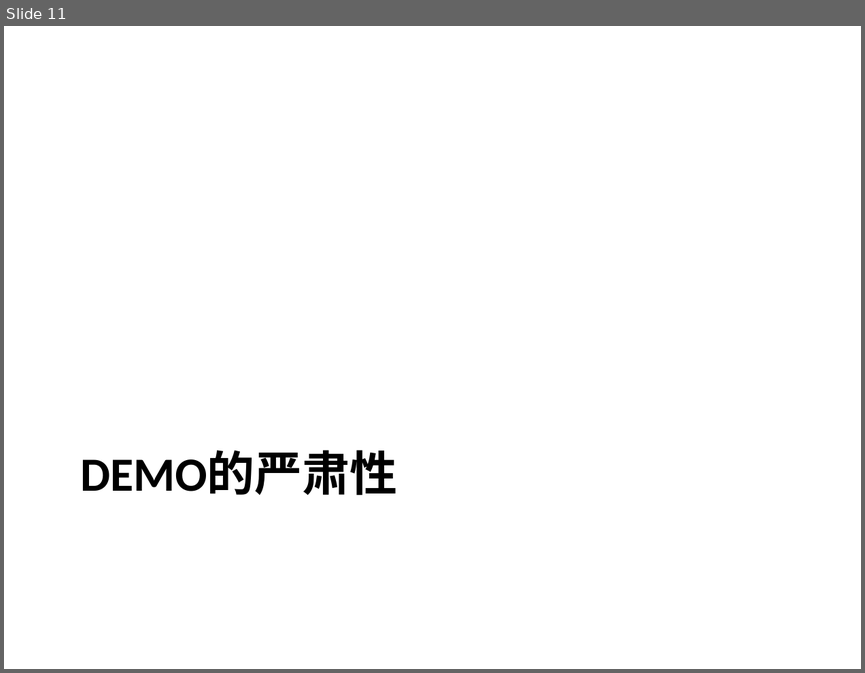
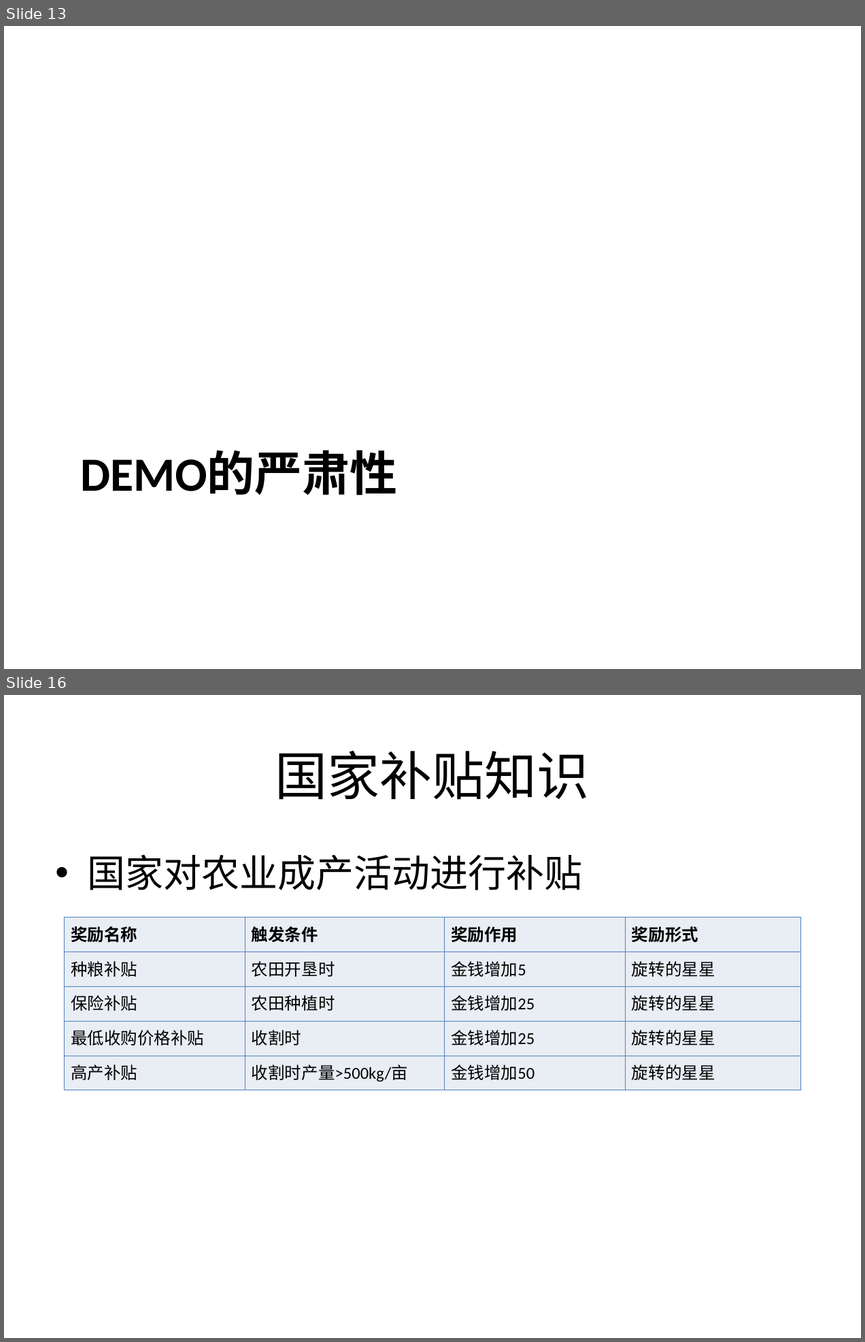
Before and after one commit to sativa/graduate2011, a slide deck: 策划/策划.ppt. Shown one above the other, each under a label of ours: slide 11 before the commit, slides 13 and 16 after it; the slides between them are not shown. The pictures are 865x673 and 865x1342 pixels, drawn with LibreOffice and Linux fonts; fonts in the diff are those of the drawing. Boxes give left, top, right and bottom in pixels: in the first picture for what was removed or moved away, otherwise in the second. Text is boxed around its words. In the diff, an @@ line names an element or a change of style, - is before the commit and + after.

```diff
--- a/策划/策划.ppt
+++ b/策划/策划.ppt
@@ slide 16 added at (4, 695, 861, 1338), background #FFFFFF @@
@@ title added at (275, 751, 589, 799), 44 pt, text #000000 @@
+国家补贴知识
@@ text added at (88, 854, 583, 890), 32 pt, text #000000 @@
+• 国家对农业成产活动进行补贴
@@ table added at (64, 917, 801, 1090), 5 rows, 4 columns @@
+奖励名称 | 触发条件 | 奖励作用 | 奖励形式
+种粮补贴 | 农田开垦时 | 金钱增加5 | 旋转的星星
+保险补贴 | 农田种植时 | 金钱增加25 | 旋转的星星
+最低收购价格补贴 | 收割时 | 金钱增加25 | 旋转的星星
+高产补贴 | 收割时产量>500kg/亩 | 金钱增加50 | 旋转的星星
@@ what was slide 11 is now slide 13 @@
```
Also in this commit, not shown: 7 slides changed, 6 other slides added, 2 slides removed, 2 other files.
